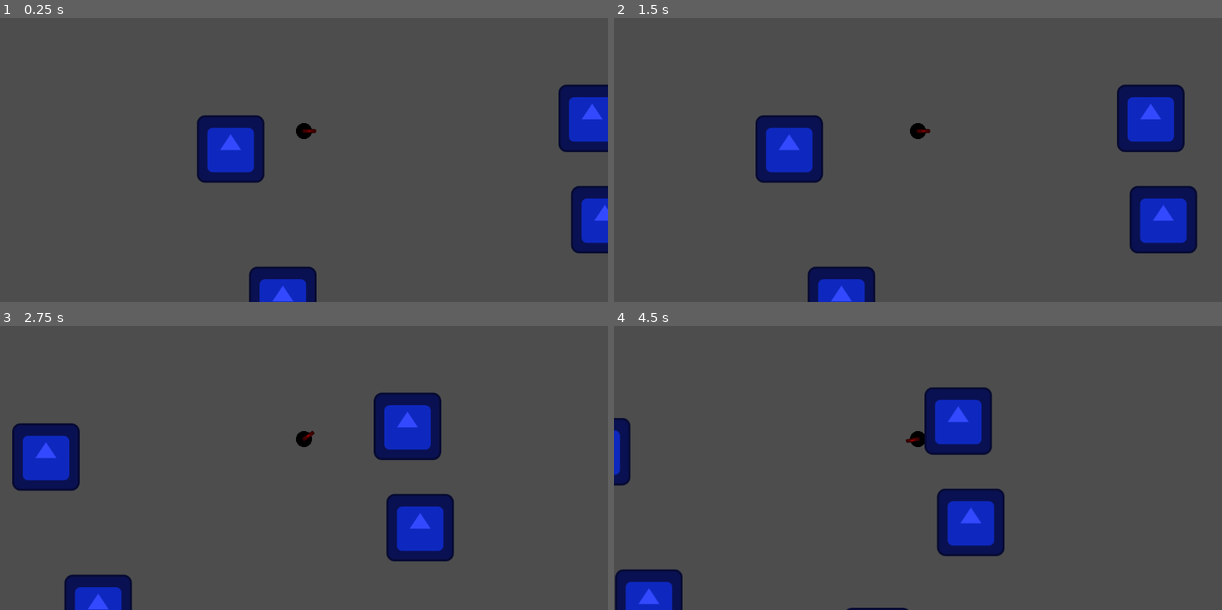
Above: before the commit, frames 1-4 (two rows, left to right).
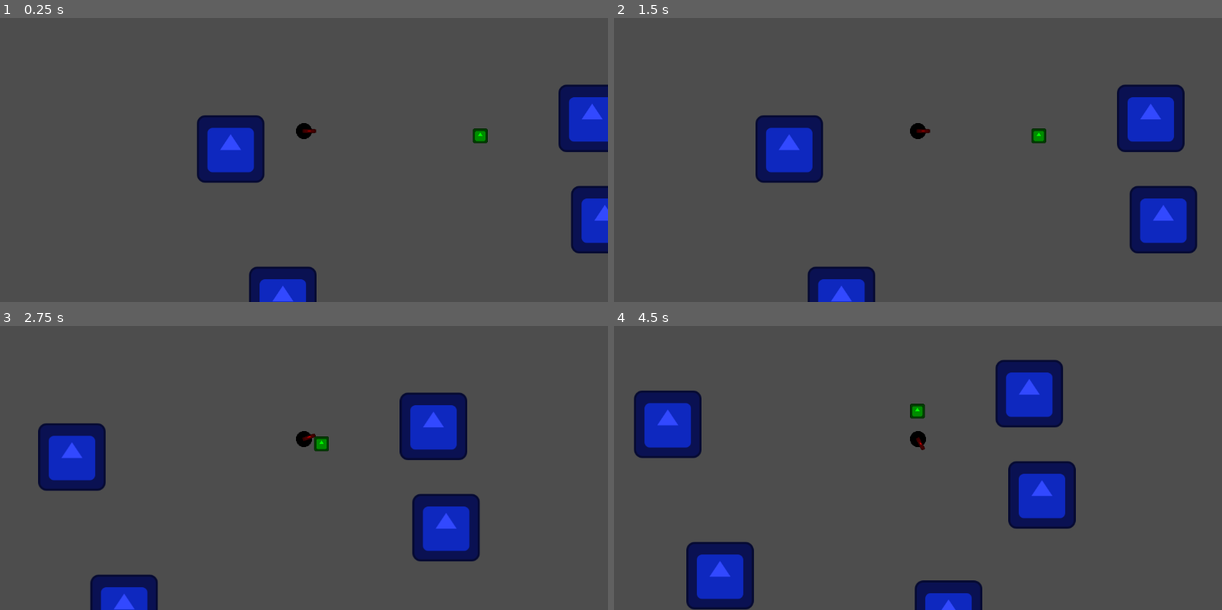
Above: after the commit, the same moments.

Repository: louis-vinchon/GGJ-Montpellier
Game: Godot game, scene res://3C-Felix/TestControls.tscn
The game is run twice, just before and just after one commit, with the same random seed, the same clock (stepped at 60 frames per second) and the same inputs. The project has no main scene, so this scene is started directly. The engine's default icon, where the game draws it, is replaced by a stand-in: a white triangle on a blue panel in a dark square.
Inputs:
- Up to frame 1 (0.25 s): no input
- Up to frame 2 (1.5 s): tap Enter at 0.5 s; hold Up (UP) from 0.53 s (still down); tap Keypad 0 (interact, bound only after the commit) at 0.6, 1.35 s
- Up to frame 3 (2.75 s): release Up (UP) at 2.03 s; hold Left (LEFT) from 2.03 s (still down); tap Keypad 0 (interact, bound only after the commit) at 2.1 s
- Up to frame 4 (4.5 s): tap Keypad 0 (interact, bound only after the commit) at 2.85, 3.6, 4.35 s; release Left (LEFT) at 3.53 s; hold Down (DOWN) 3.53-4.28 s; hold Right (RIGHT) from 4.28 s (still down)

The runs differ from the first frame. In frame 1, 0.1% of the frame differs, in the area x 77-81%, y 38-45%; in frame 2, 0.1%; in frame 3, 9.7%; in frame 4, 19%, in the area x 0-76%, y 11-100%.

Commit message:
Interaction system

Diff:
--- /dev/null
+++ b/3C-Felix/InteractionRay.gd
@@ -0,0 +1,43 @@
+extends RayCast2D
+
+var target
+
+# Called when the node enters the scene tree for the first time.
+func _ready():
+	pass # Replace with function body.
+
+
+# Called every frame. 'delta' is the elapsed time since the previous frame.
+func _process(delta):
+
+	pass
+
+
+
+
+func _on_player_character_initiate_interaction():
+
+	if (is_colliding()):
+
+		if (get_collider().is_in_group("interaction")):
+
+			target = get_collider()
+
+			print("can interact")
+
+			pass
+		else :
+
+			target = null
+
+	else :
+
+		target = null
+
+
+	if (target != null):
+
+		target.emit_signal("interactionStarted")
+
+
+	pass # Replace with function body.
--- /dev/null
+++ b/3C-Felix/InteractionSpot.gd
@@ -0,0 +1,8 @@
+extends StaticBody2D
+class_name  InteractionSpot
+
+signal interactionStarted
+
+
+func _on_interaction_started():
+	print("Started Interacting... Hello car")
--- /dev/null
+++ b/3C-Felix/InteractionSpot.tscn
@@ -0,0 +1,21 @@
+[gd_scene load_steps=4 format=3 uid="uid://br57p28vhxrb3"]
+
+[ext_resource type="Script" path="res://3C-Felix/InteractionSpot.gd" id="1_05yas"]
+[ext_resource type="Texture2D" uid="uid://cnbqqqsk6xhno" path="res://icon.svg" id="1_gvr7q"]
+
+[sub_resource type="RectangleShape2D" id="RectangleShape2D_g38t3"]
+size = Vector2(128, 128)
+
+[node name="InteractionSpot" type="StaticBody2D" groups=["interaction"]]
+script = ExtResource("1_05yas")
+
+[node name="CollisionShape2D" type="CollisionShape2D" parent="."]
+scale = Vector2(0.21875, 0.21875)
+shape = SubResource("RectangleShape2D_g38t3")
+
+[node name="Sprite2D" type="Sprite2D" parent="."]
+self_modulate = Color(0, 1, 0, 1)
+scale = Vector2(0.21875, 0.21875)
+texture = ExtResource("1_gvr7q")
+
+[connection signal="interactionStarted" from="." to="." method="_on_interaction_started"]
--- a/3C-Felix/PlayerCharacter.gd
+++ b/3C-Felix/PlayerCharacter.gd
@@ -32,12 +32,18 @@
 		rotateInput += 1
 		pass
 
+	if (Input.is_action_just_pressed("interact")):
+
+		print("vroom")
+		emit_signal("initiateInteraction")
+
 	RotationIncreased = delta * rotateInput * rotationSpeed
 
 	acceleration = transform.x * forwardInput * accelerationPower * delta
 
+	pass
 
-	pass
+
 
 
 func _physics_process(delta):
@@ -45,3 +51,6 @@
 	apply_torque(RotationIncreased)
 
 	apply_central_force(acceleration)
+
+
+signal initiateInteraction
--- a/3C-Felix/PlayerCharacter.tscn
+++ b/3C-Felix/PlayerCharacter.tscn
@@ -1,7 +1,8 @@
-[gd_scene load_steps=5 format=3 uid="uid://dj6br5xyalht"]
+[gd_scene load_steps=6 format=3 uid="uid://dj6br5xyalht"]
 
 [ext_resource type="Script" path="res://3C-Felix/PlayerCharacter.gd" id="1_dtsqw"]
 [ext_resource type="Texture2D" uid="uid://cnbqqqsk6xhno" path="res://icon.svg" id="1_mv1dl"]
+[ext_resource type="Script" path="res://3C-Felix/InteractionRay.gd" id="3_4hgy7"]
 
 [sub_resource type="PhysicsMaterial" id="PhysicsMaterial_csubi"]
 friction = 10.0
@@ -27,7 +28,6 @@
 [node name="Sprite2D2" type="Sprite2D" parent="Sprite2D"]
 modulate = Color(0, 0, 0, 1)
 rotation = 0.20546
-scale = Vector2(1, 1)
 texture = ExtResource("1_mv1dl")
 
 [node name="Sprite2D" type="Sprite2D" parent="Sprite2D/Sprite2D2"]
@@ -38,7 +38,6 @@
 [node name="Sprite2D2" type="Sprite2D" parent="Sprite2D/Sprite2D2/Sprite2D"]
 modulate = Color(0, 0, 0, 1)
 rotation = 0.20546
-scale = Vector2(1, 1)
 texture = ExtResource("1_mv1dl")
 
 [node name="Sprite2D" type="Sprite2D" parent="Sprite2D/Sprite2D2/Sprite2D/Sprite2D2"]
@@ -49,7 +48,6 @@
 [node name="Sprite2D2" type="Sprite2D" parent="Sprite2D/Sprite2D2/Sprite2D/Sprite2D2/Sprite2D"]
 modulate = Color(0, 0, 0, 1)
 rotation = 0.20546
-scale = Vector2(1, 1)
 texture = ExtResource("1_mv1dl")
 
 [node name="Sprite2D" type="Sprite2D" parent="Sprite2D/Sprite2D2/Sprite2D/Sprite2D2/Sprite2D/Sprite2D2"]
@@ -60,7 +58,6 @@
 [node name="Sprite2D2" type="Sprite2D" parent="Sprite2D/Sprite2D2/Sprite2D/Sprite2D2/Sprite2D/Sprite2D2/Sprite2D"]
 modulate = Color(0, 0, 0, 1)
 rotation = 0.20546
-scale = Vector2(1, 1)
 texture = ExtResource("1_mv1dl")
 
 [node name="Sprite2D2" type="Sprite2D" parent="."]
@@ -73,3 +70,10 @@
 shape = SubResource("CircleShape2D_hjxpa")
 
 [node name="Camera2D" type="Camera2D" parent="."]
+
+[node name="RayCast2D" type="RayCast2D" parent="."]
+position = Vector2(15, 0)
+target_position = Vector2(20, 0)
+script = ExtResource("3_4hgy7")
+
+[connection signal="initiateInteraction" from="." to="RayCast2D" method="_on_player_character_initiate_interaction"]
--- a/3C-Felix/TestControls.tscn
+++ b/3C-Felix/TestControls.tscn
@@ -1,7 +1,8 @@
-[gd_scene load_steps=4 format=3 uid="uid://b6ptp4vk18lb5"]
+[gd_scene load_steps=5 format=3 uid="uid://b6ptp4vk18lb5"]
 
 [ext_resource type="PackedScene" uid="uid://dj6br5xyalht" path="res://3C-Felix/PlayerCharacter.tscn" id="1_d8nhi"]
 [ext_resource type="Texture2D" uid="uid://cnbqqqsk6xhno" path="res://icon.svg" id="2_dw05f"]
+[ext_resource type="PackedScene" uid="uid://br57p28vhxrb3" path="res://3C-Felix/InteractionSpot.tscn" id="3_a7yew"]
 
 [sub_resource type="RectangleShape2D" id="RectangleShape2D_n4b2c"]
 size = Vector2(122, 122)
@@ -61,3 +62,6 @@
 
 [node name="CollisionShape2D" type="CollisionShape2D" parent="StaticBody2D5"]
 shape = SubResource("RectangleShape2D_n4b2c")
+
+[node name="InteractionSpot" parent="." instance=ExtResource("3_a7yew")]
+position = Vector2(580, 123)
--- a/project.godot
+++ b/project.godot
@@ -36,3 +36,8 @@
 "events": [Object(InputEventKey,"resource_local_to_scene":false,"resource_name":"","device":-1,"window_id":0,"alt_press …(182 unchanged characters)…
 ]
 }
+interact={
+"deadzone": 0.5,
+"events": [Object(InputEventKey,"resource_local_to_scene":false,"resource_name":"","device":-1,"window_id":0,"alt_pressed":false,"shift_pressed":false,"ctrl_pressed":false,"meta_pressed":false,"pressed":false,"keycode":0,"physical_keycode":4194438,"key_label":0,"unicode":48,"echo":false,"script":null)
+]
+}
